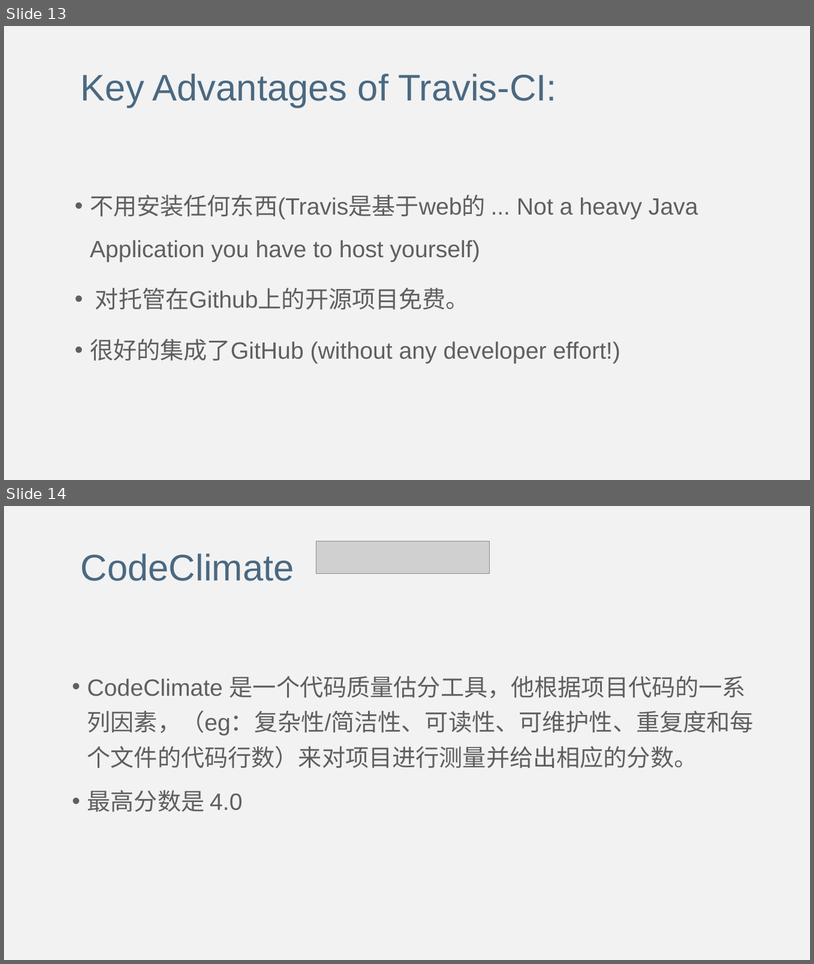
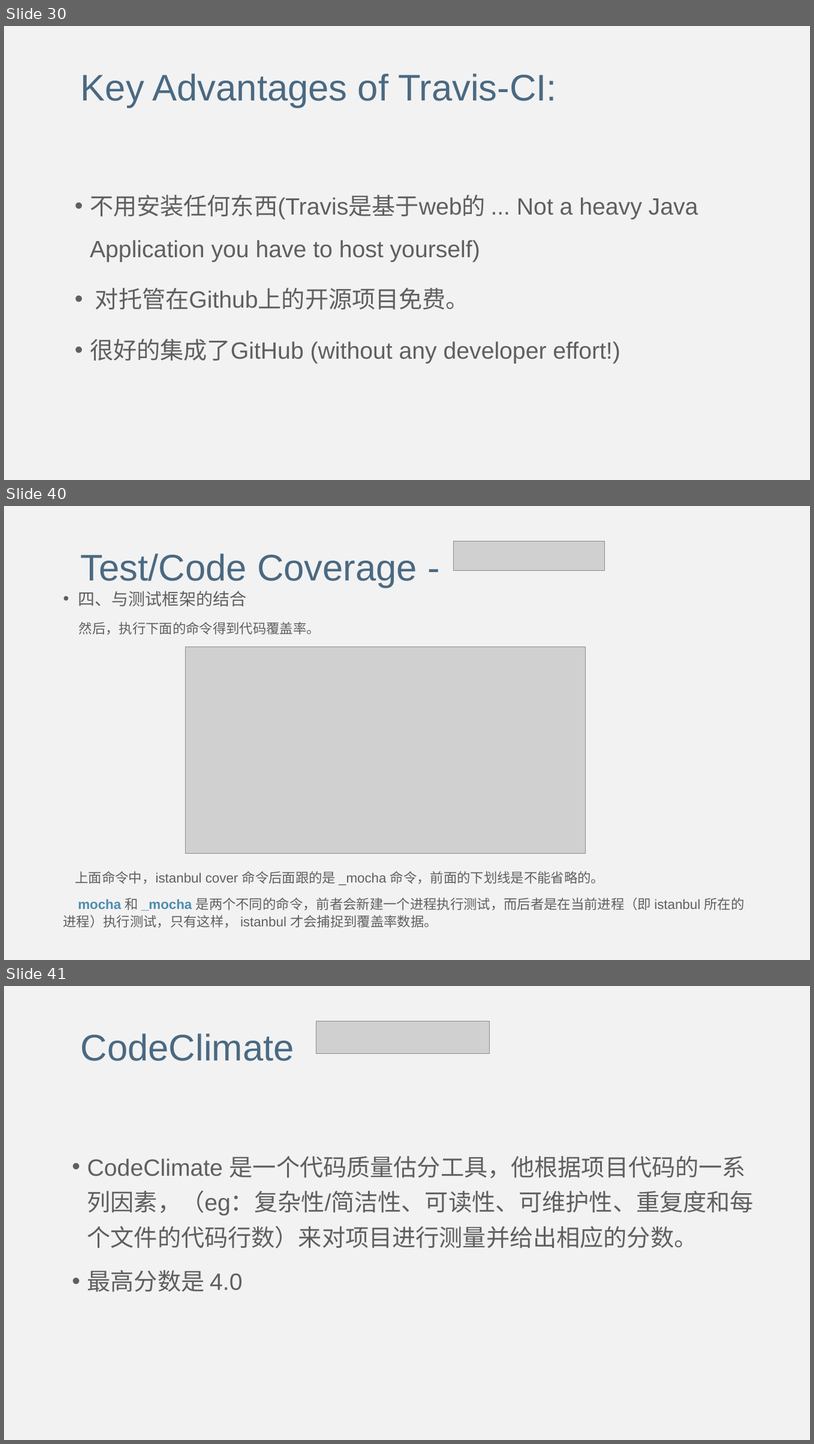
Before and after one commit to lulin1/Code-Repository-Badges, a slide deck: Code Repository Badges.pptx. Shown one above the other, each under a label of ours: slides 13 and 14 before the commit, slides 30, 40 and 41 after it; the slides between them are not shown. The pictures are 814x964 and 814x1444 pixels, drawn with LibreOffice and Linux fonts; fonts in the diff are those of the drawing; grey boxes stand for pictures. Boxes give left, top, right and bottom in pixels: in the first picture for what was removed or moved away, otherwise in the second. Text is boxed around its words. In the diff, an @@ line names an element or a change of style, - is before the commit and + after.

Commit message:
Update ppt of CI&CodeCoverage

```diff
--- a/Code Repository Badges.pptx
+++ b/Code Repository Badges.pptx
@@ slide 40 added at (4,506,810,960), background #F2F2F2 @@
@@ picture added at (454,541,605,571) @@
@@ text added at (81,553,417,588), 44 pt, text #4A6982 @@
+Test/Code Coverage -
@@ text added at (63,591,745,927), 16 pt, text #5F5F5F @@
+• 四、与测试框架的结合
+然后，执行下面的命令得到代码覆盖率。
+上面命令中，istanbul cover 命令后面跟的是 _mocha 命令，前面的下划线是不能省略的。
+mocha 和 _mocha 是两个不同的命令，前者会新建一个进程执行测试，而后者是在当前进程（即 istanbul 所在的进程）执行测试，只有这样， istanbul 才会捕捉到覆盖率数据。
@@ picture added at (185,646,586,853) @@
@@ what was slide 13 is now slide 30 @@
@@ what was slide 14 is now slide 41 @@
```
Also in this commit, not shown: 2 slides changed, 26 other slides added.
